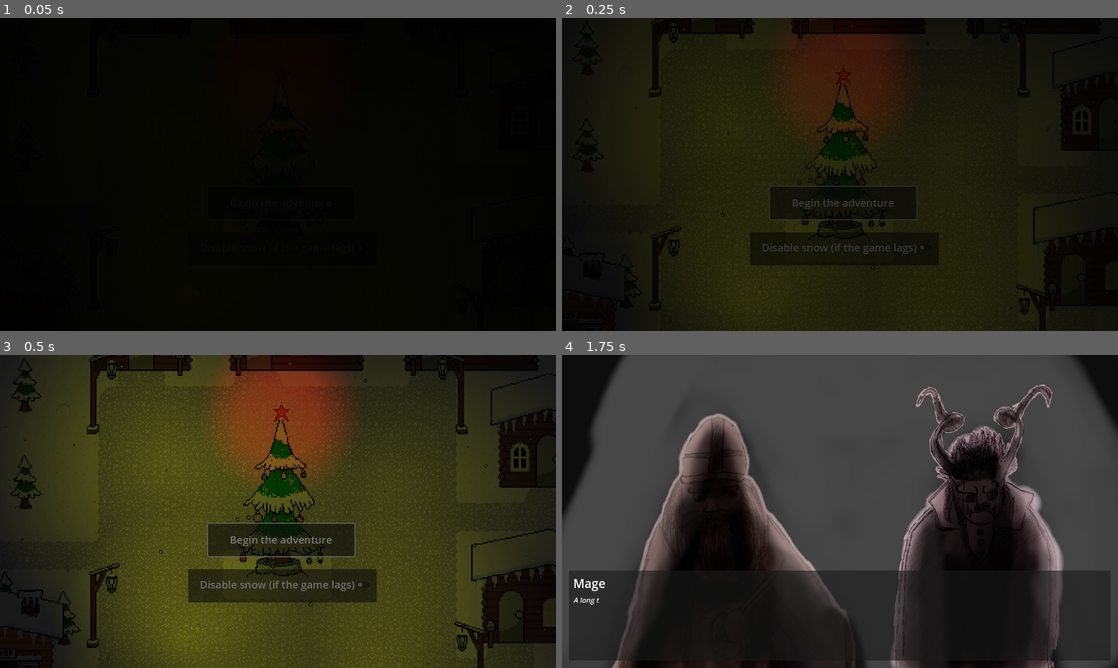
Above: before the commit, frames 1-4 (two rows, left to right).
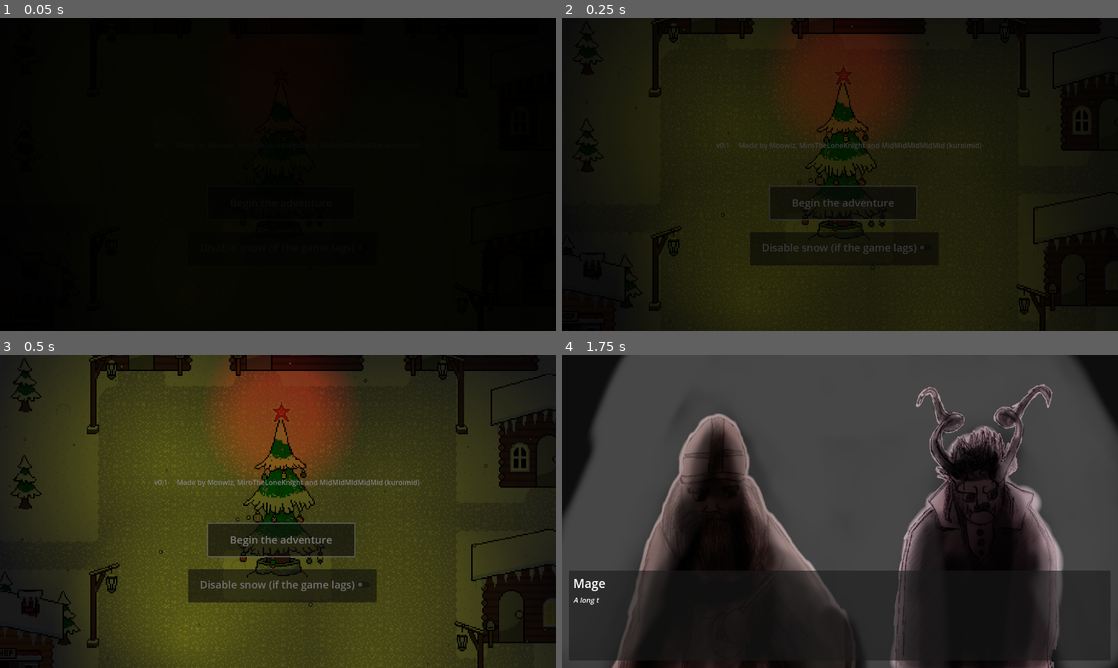
Above: after the commit, the same moments.

Repository: Monwiz/TheChristmasWand
Game: Godot game, scene res://Ui/main_menu.tscn
The game is run twice, just before and just after one commit, with the same random seed, the same clock (stepped at 60 frames per second) and the same inputs. Video files are missing from this copy of the repository; at most half a second of black plays in their place.
Inputs:
- Up to frame 1 (0.05 s): no input
- Up to frame 2 (0.25 s): no input
- Up to frame 3 (0.5 s): no input
- Up to frame 4 (1.75 s): tap Enter (ui_accept) at 0.5, 0.77, 1.52 s; hold Right (ui_right) 0.53-1.28 s; hold Down (ui_down) from 1.28 s (still down)

The runs differ from the first frame. In frame 2, 0.3% of the frame differs, in the area x 27-76%, y 39-42%; in frame 3, 0.4%, in the area x 27-76%, y 39-43%; in frame 4, nothing differs.
Error in both runs: Cannot call method 'change_scene_to_file' on a null value. (res://Scripts/main_menu.gd:11)

Commit message:
Restart button

Diff:
--- a/Scripts/Classes/Characters/jethro.gd
+++ b/Scripts/Classes/Characters/jethro.gd
@@ -3,8 +3,8 @@
 func _ready() -> void:
 	if Stats.team & 0b100:
 		if Stats._new_position != Vector2.ZERO:
-			global_position.x = randi_range(2,15) + Stats._new_position.x
-			global_position.y = randi_range(2,15) + Stats._new_position.y
+			global_position.x = randi_range(-30,30) + Stats._new_position.x
+			global_position.y = randi_range(-30,30) + Stats._new_position.y
 		follow_team()
 	WorldStats.action.connect(_on_dialogue_returned)
 
--- a/Scripts/player.gd
+++ b/Scripts/player.gd
@@ -106,6 +106,9 @@
 			if collider.has_method("interact"):
 				collider.interact(self)
 
+	if Input.is_action_just_pressed("restart"):
+		if get_tree():
+			get_tree().reload_current_scene()
 
 func hurt(val: int) -> void:
 	Stats.player_hp -= val / defense
--- a/Ui/main_menu.tscn
+++ b/Ui/main_menu.tscn
@@ -3,6 +3,21 @@
 [ext_resource type="Script" path="res://Scripts/main_menu.gd" id="1_k58xr"]
 [ext_resource type="Texture2D" uid="uid://dl8vxdrvmqn7l" path="res://Assets/Textures/main_menu_bg.png" id="2_co0ax"]
 [ext_resource type="VideoStream" path="res://Assets/0001-0042.ogv" id="3_eanri"]
+
+[sub_resource type="Animation" id="Animation_vj6ro"]
+length = 0.001
+tracks/0/type = "value"
+tracks/0/imported = false
+tracks/0/enabled = true
+tracks/0/path = NodePath(".:modulate")
+tracks/0/interp = 1
+tracks/0/loop_wrap = true
+tracks/0/keys = {
+"times": PackedFloat32Array(0),
+"transitions": PackedFloat32Array(1),
+"update": 0,
+"values": [Color(1, 1, 1, 1)]
+}
 
 [sub_resource type="Animation" id="Animation_ssrie"]
 resource_name = "fade-in"
@@ -17,21 +32,6 @@
 "transitions": PackedFloat32Array(1, 1),
 "update": 0,
 "values": [Color(0, 0, 0, 1), Color(1, 1, 1, 1)]
-}
-
-[sub_resource type="Animation" id="Animation_vj6ro"]
-length = 0.001
-tracks/0/type = "value"
-tracks/0/imported = false
-tracks/0/enabled = true
-tracks/0/path = NodePath(".:modulate")
-tracks/0/interp = 1
-tracks/0/loop_wrap = true
-tracks/0/keys = {
-"times": PackedFloat32Array(0),
-"transitions": PackedFloat32Array(1),
-"update": 0,
-"values": [Color(1, 1, 1, 1)]
 }
 
 [sub_resource type="Animation" id="Animation_482q6"]
@@ -75,6 +75,21 @@
 texture = ExtResource("2_co0ax")
 expand_mode = 1
 stretch_mode = 6
+
+[node name="Label" type="Label" parent="TextureRect"]
+layout_mode = 1
+anchors_preset = 8
+anchor_left = 0.5
+anchor_top = 0.5
+anchor_right = 0.5
+anchor_bottom = 0.5
+offset_left = -285.0
+offset_top = -79.0
+offset_right = 327.0
+offset_bottom = -56.0
+grow_horizontal = 2
+grow_vertical = 2
+text = "v0.1     Made by Monwiz, MiroTheLoneKnight and MidMidMidMidMid (kuroimid)"
 
 [node name="Button" type="Button" parent="."]
 layout_mode = 1
--- a/project.godot
+++ b/project.godot
@@ -71,6 +71,11 @@
 "events": [Object(InputEventKey,"resource_local_to_scene":false,"resource_name":"","device":-1,"window_id":0,"alt_press …(191 unchanged characters)…
 ]
 }
+restart={
+"deadzone": 0.5,
+"events": [Object(InputEventKey,"resource_local_to_scene":false,"resource_name":"","device":-1,"window_id":0,"alt_pressed":false,"shift_pressed":false,"ctrl_pressed":false,"meta_pressed":false,"pressed":false,"keycode":0,"physical_keycode":82,"key_label":0,"unicode":114,"location":0,"echo":false,"script":null)
+]
+}
 
 [layer_names]
 
Not shown, added: export_presets.cfg
